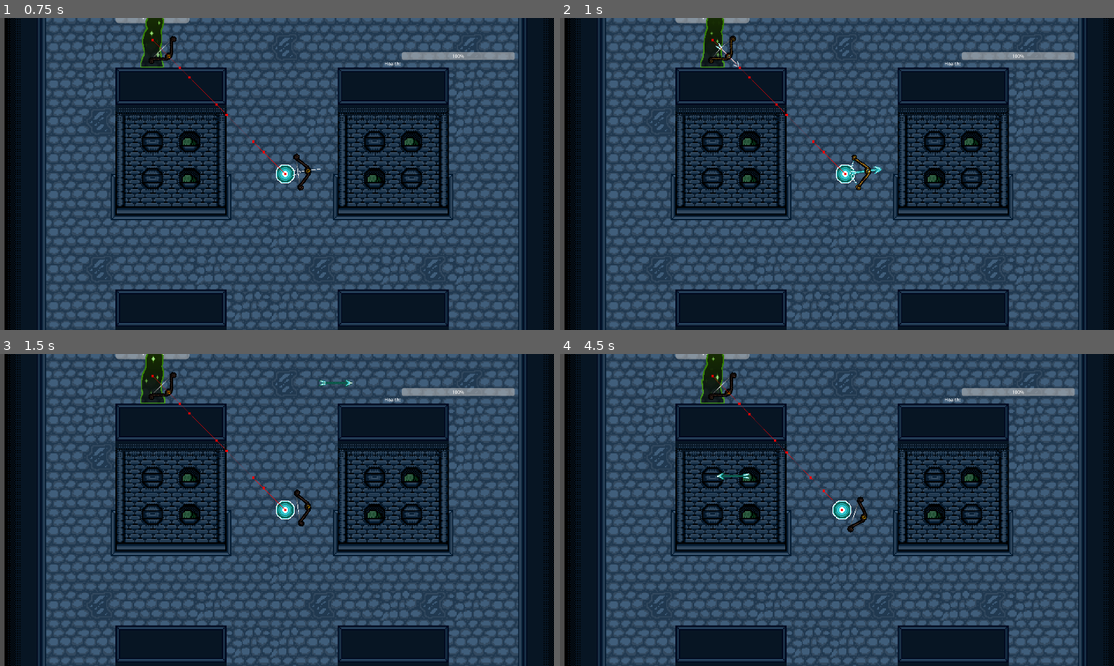
Above: before the commit, frames 1-4 (two rows, left to right).
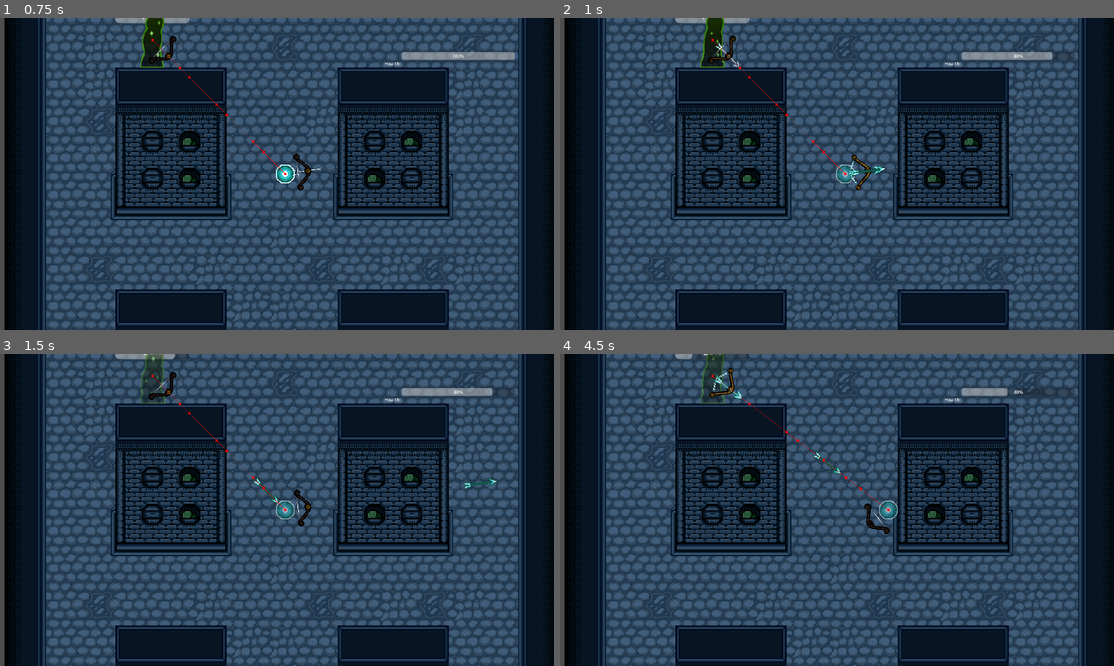
Above: after the commit, the same moments.

Repository: TheRealComedian/sam-pj16
Game: Godot game, scene res://scenes/game.tscn
The game is run twice, just before and just after one commit, with the same random seed, the same clock (stepped at 60 frames per second) and the same inputs.
Inputs (mouse positions are in pixels of both pictures, inside the frame that each line leads up to):
- Up to frame 1 (0.75 s): tap Enter at 0.5 s; move the mouse to (398, 158) at 0.52 s; hold D (move_right) from 0.53 s (still down); click (398, 158) at 0.6 s
- Up to frame 2 (1 s): keep holding D (move_right)
- Up to frame 3 (1.5 s): release D (move_right) at 1.25 s; drag from (166, 525) to (155, 375) at 1.27 s
- Up to frame 4 (4.5 s): move the mouse to (892, 441) at 2.02 s; hold D (move_right) 2.03-2.75 s; hold Ctrl 2.03-2.75 s; click (892, 441) at 2.3 s; drag from (809, 572) to (715, 375) at 2.77 s; move the mouse to (1003, 556) at 3.52 s; hold A (move_left) 3.53-4.25 s; tap Z at 3.6 s; click (1003, 556) at 3.8 s; drag from (670, 463) to (715, 375) at 4.27 s

Frame 1 is identical in both runs. In frame 2, 0.3% of the frame differs, in the area x 49-93%, y 10-54%; in frame 3, 1.0%; in frame 4, 1.9%, in the area x 23-93%, y 0-58%.

Commit message:
changed arrows

Diff:
--- a/scenes/entities/enemies/skeleton/Skeleton.tscn
+++ b/scenes/entities/enemies/skeleton/Skeleton.tscn
@@ -138,5 +138,3 @@
 }
 
 [node name="Sword" parent="." index="10" instance=ExtResource("4_2lspu")]
-
-[connection signal="velocity_computed" from="NavigationAgent2D" to="FiniteStateMachine/Chase" method="velocity_computed"]
--- a/scenes/weapons/Projectile.tscn
+++ b/scenes/weapons/Projectile.tscn
@@ -52,3 +52,5 @@
 [node name="CollisionShape2D" type="CollisionShape2D" parent="Hitbox"]
 position = Vector2(70, 70)
 shape = SubResource("CircleShape2D_bkgp1")
+
+[node name="Timer" type="Timer" parent="."]
--- a/scenes/weapons/arrow.gd
+++ b/scenes/weapons/arrow.gd
@@ -1,28 +1,24 @@
 class_name Arrow
-extends Node2D
+extends CharacterBody2D
 
-@export var speed := 1000.0
+@export var speed := 10.0
 @export var lifetime := .6
 
-var direction:=Vector2.ZERO
+var direction:=Vector2.RIGHT
 
 @onready var timer := $Timer
-@onready var hitbox := $Hitbox
 @onready var sprite := $Sprite2D
-@onready var impact_detector := $ImpactDetector
+@onready var Hitbox := $Hitbox
+@onready var animation := $AnimatedSprite2D
 
-# Called when the node enters the scene tree for the first time.
-func _ready() -> void:
-	set_as_top_level(true)
-	look_at(position+direction)
+func _ready():
+	direction=Vector2.RIGHT.rotated(global_rotation)
 	timer.timeout.connect(queue_free)
 	timer.start(lifetime)
-	impact_detector.body_entered.connect(_on_impact)
-	pass
 
+func _process(delta):
+	velocity=direction*speed
+	var collision = move_and_collide(velocity)
 
-func _physics_process(delta: float) -> void:
-	position += direction * speed * delta
-
-func _on_impact(_body: Node) -> void:
-	queue_free()
+	if collision:
+		queue_free()
--- a/scenes/weapons/arrow.tscn
+++ b/scenes/weapons/arrow.tscn
@@ -7,14 +7,11 @@
 [sub_resource type="CircleShape2D" id="CircleShape2D_bkgp1"]
 radius = 6.0
 
-[sub_resource type="CircleShape2D" id="CircleShape2D_e2etd"]
-radius = 6.0
-
-[node name="Arrow" type="Node2D"]
+[node name="Arrow" type="CharacterBody2D"]
+collision_layer = 11
 script = ExtResource("1_2ytha")
 
 [node name="Sprite2D" type="Sprite2D" parent="."]
-position = Vector2(30, 32)
 rotation = -1.57094
 texture = ExtResource("2_rfpo2")
 
@@ -25,15 +22,7 @@
 damage = 1.0
 
 [node name="CollisionShape2D" type="CollisionShape2D" parent="Hitbox"]
-position = Vector2(53, 32)
+position = Vector2(22, 0)
 shape = SubResource("CircleShape2D_bkgp1")
 
-[node name="ImpactDetector" type="Area2D" parent="."]
-collision_layer = 0
-collision_mask = 79
-
-[node name="CollisionShape2D" type="CollisionShape2D" parent="ImpactDetector"]
-position = Vector2(53, 32)
-shape = SubResource("CircleShape2D_e2etd")
-
 [node name="Timer" type="Timer" parent="."]
--- a/scenes/weapons/bow.gd
+++ b/scenes/weapons/bow.gd
@@ -1,23 +1,18 @@
 class_name Bow extends Weapon
 
 @export var sprite:AnimatedSprite2D
-const ArrowScene := preload("res://scenes/weapons/arrow.tscn")
+@export var projectile: PackedScene
+@export var arrow_count: int = 5
+@export_range(0,360) var arc: float=0
+@export_range(0,20) var fire_rate: float=2.0
 
 @onready var shoot_position := $CursorFacing
-@export var cooldown_duration: float = 0.69
+@export var cooldown_duration: float = 1.0
 
+var can_shoot =true
 var weapon_timer = 0.0
-var anim_duration = 0.5
+var anim_duration = 0.3
 var arrow_speed = 900
-
-# Called when the node enters the scene tree for the first time.
-func _ready() -> void:
-	pass # Replace with function body.
-
-
-# Called every frame. 'delta' is the elapsed time since the previous frame.
-func _process(delta: float) -> void:
-	pass
 
 func cancel_attack():
 	#how do you cancel an arrow
@@ -26,15 +21,18 @@
 func attack():
 	sprite.play('shoot')
 	await Util.wait(self.anim_duration).timeout
-	var arrow = ArrowScene.instantiate()
-	arrow.global_position = shoot_position.global_position
-	if user is Player:
-		arrow.direction = global_position.direction_to(get_global_mouse_position())
-	else:
-		shoot_position.target_position=Global.player.position
-		arrow.direction = (shoot_position.target_position).normalized()
-	#arrow.rotation_degrees = rotation_degrees
-	#arrow.linear_velocity = Vector2(arrow_speed,0).rotated(arrow.rotation)
-	add_child(arrow)
+	for i in arrow_count:
+		var new_arrow=projectile.instantiate()
+		new_arrow.position=global_position
+		if arrow_count==1:
+			new_arrow.global_rotation=global_rotation
+		else:
+			var arc_rad = deg_to_rad(arc)
+			var increment=arc_rad/(arrow_count-1)
+			new_arrow.global_rotation=(
+				global_rotation + increment*i - arc_rad/2
+			)
+		get_tree().root.call_deferred("add_child", new_arrow)
+	await get_tree().create_timer(1/fire_rate).timeout
 	sprite.play('idle')
 	await Util.wait(self.cooldown_duration).timeout
--- a/scenes/weapons/bow.tscn
+++ b/scenes/weapons/bow.tscn
@@ -1,7 +1,8 @@
-[gd_scene load_steps=19 format=3 uid="uid://ba7bjlytuufxp"]
+[gd_scene load_steps=20 format=3 uid="uid://ba7bjlytuufxp"]
 
 [ext_resource type="Script" path="res://scenes/weapons/bow.gd" id="1_usdhu"]
 [ext_resource type="Texture2D" uid="uid://bkb77arcvr4hp" path="res://assets/sprites/weapons/Variant_Bow.png" id="2_mf0wr"]
+[ext_resource type="PackedScene" uid="uid://d0r7n281un4av" path="res://scenes/weapons/arrow.tscn" id="2_vb5ck"]
 [ext_resource type="Texture2D" uid="uid://bpckd26x61iju" path="res://assets/sprites/weapons/Bow_Blink_1-Sheet.png" id="3_enrn0"]
 [ext_resource type="Texture2D" uid="uid://dpelj5bt17yti" path="res://assets/sprites/weapons/Bow_Pull1.png" id="3_xsu6k"]
 [ext_resource type="Texture2D" uid="uid://26dkyb10v5oi" path="res://assets/sprites/weapons/Bow_Pull2.png" id="4_ge1fg"]
@@ -127,6 +128,8 @@
 [node name="Bow" type="Node2D" node_paths=PackedStringArray("sprite")]
 script = ExtResource("1_usdhu")
 sprite = NodePath("AnimatedSprite2D")
+projectile = ExtResource("2_vb5ck")
+arrow_count = 1
 
 [node name="AnimatedSprite2D" type="AnimatedSprite2D" parent="."]
 position = Vector2(32, 0)
@@ -136,5 +139,4 @@
 frame_progress = 0.671777
 
 [node name="CursorFacing" type="RayCast2D" parent="."]
-position = Vector2(0, -28)
 target_position = Vector2(36, 0)
--- a/scenes/weapons/projectile.gd
+++ b/scenes/weapons/projectile.gd
@@ -1,13 +1,17 @@
 extends CharacterBody2D
 
+@onready var timer := $Timer
 @onready var Hitbox := $Hitbox
 @onready var animation := $AnimatedSprite2D
+@export var lifetime := .6
 var speed =10
 var direction= Vector2.RIGHT
 
 func _ready():
 	direction=Vector2.RIGHT.rotated(global_rotation)
 	animation.play('default')
+	timer.timeout.connect(queue_free)
+	timer.start(lifetime)
 
 func _process(delta):
 	velocity=direction*speed
--- a/scenes/weapons/scythe.gd
+++ b/scenes/weapons/scythe.gd
@@ -26,15 +26,6 @@
 @export var cooldown_duration: float = 1.0
 
 var current_animation_tween: Tween
-
-# Called when the node enters the scene tree for the first time.
-func _ready() -> void:
-	pass # Replace with function body.
-
-
-# Called every frame. 'delta' is the elapsed time since the previous frame.
-func _process(delta: float) -> void:
-	pass
 
 func cancel_attack():
 	#how do you cancel an arrow
Not shown: 1 places in scenes/entities/enemies/ghost/Ghost_dep.tscn that only renumber resources
Not shown: 1 places in scenes/entities/player/player.tscn that only renumber resources
Not shown: 1 places in scenes/weapons/arrow.tscn that only renumber resources
